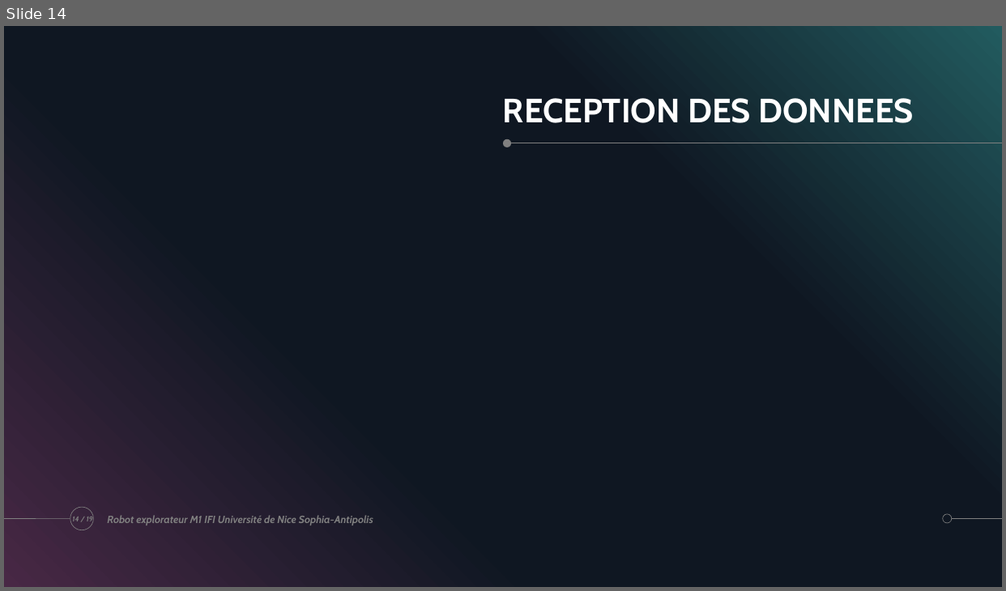
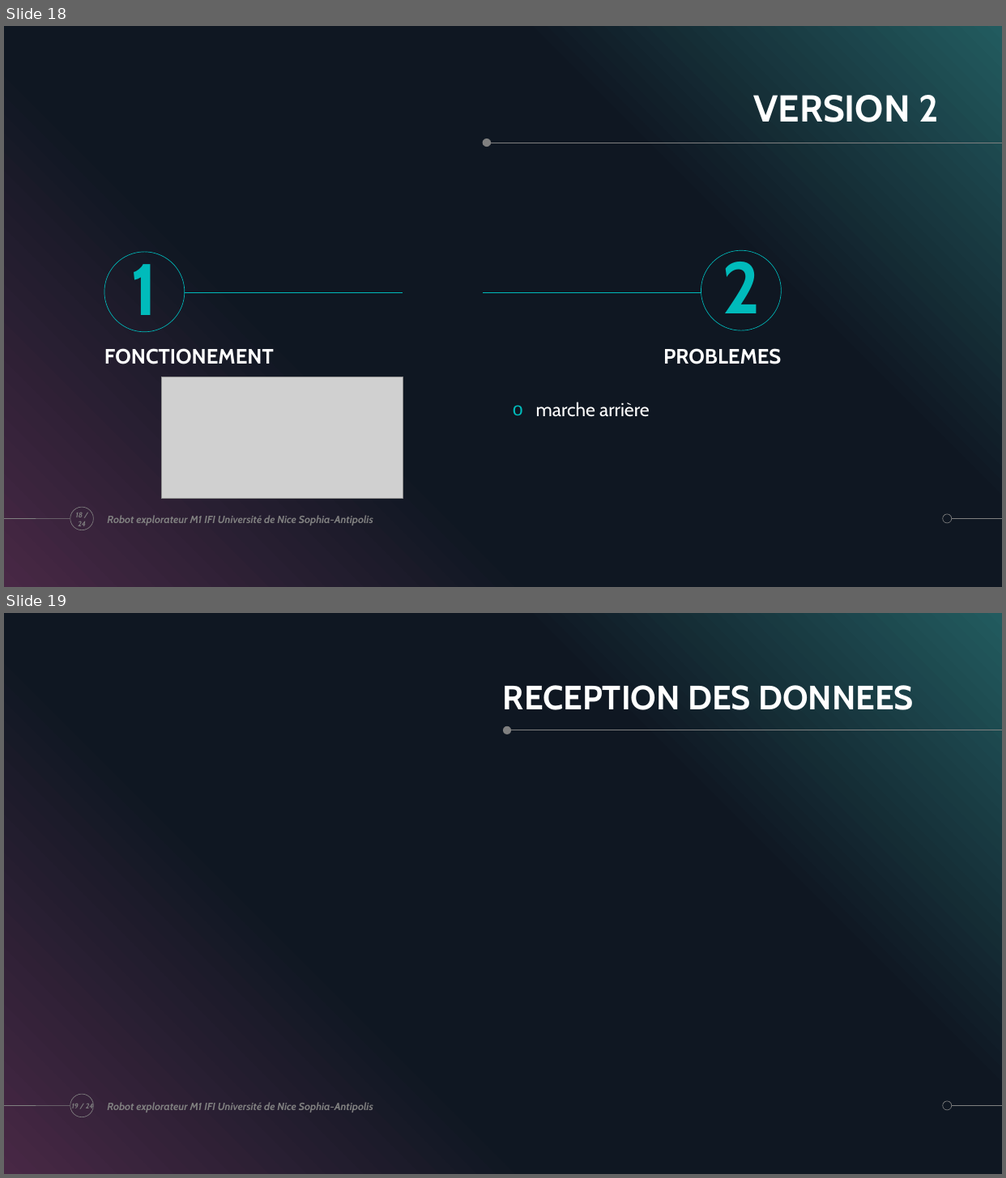
Before and after one commit to ChloeMaccarinelli/TER_M1_S2, a slide deck: doc/Diapo_LOTFI_MACCARINELLI_MARION.pptx. Shown one above the other, each under a label of ours: slide 14 before the commit, slides 18 and 19 after it. The pictures are 1006x591 and 1006x1178 pixels, drawn with LibreOffice and Linux fonts; fonts in the diff are those of the drawing; grey boxes stand for pictures. Boxes give left, top, right and bottom in pixels: in the first picture for what was removed or moved away, otherwise in the second. Text is boxed around its words. In the diff, an @@ line names an element or a change of style, - is before the commit and + after.

```diff
--- a/doc/Diapo_LOTFI_MACCARINELLI_MARION.pptx
+++ b/doc/Diapo_LOTFI_MACCARINELLI_MARION.pptx
@@ slide 18 added at (4,26,1002,587), background #000000; not listed: 5 template elements that a slide beside it also shows @@
@@ title added at (754,95,938,122), 36 pt, text #FFFFFF, bold @@
+VERSION 2
@@ ellipse added at (483,139,492,147), fill #808080 @@
@@ line added from (1002, 143) to (489, 143), #808080 0.5 pt @@
@@ text added at (104,252,185,332), outline #00BBBB 0.5 pt, 70 pt, text none, bold @@
+1
@@ text added at (701,250,781,331), outline #00BBBB 0.5 pt, 70 pt, text none, bold @@
+2
@@ line added from (185, 292) to (403, 292), #00BBBB 0.5 pt @@
@@ line added from (484, 292) to (701, 292), #00BBBB 0.5 pt @@
@@ text added at (104,348,274,365), 20 pt, text #FFFFFF, bold @@
+FONCTIONEMENT
@@ text added at (663,348,781,365), 20 pt, text #FFFFFF, bold @@
+PROBLEMES
@@ picture added at (162,377,403,498) @@
@@ text added at (536,402,650,417), 18 pt, text #FFFFFF @@
+o marche arrière
@@ page number added at (76,513,86,527), 7 pt, text #808080, bold, italic @@
+18 / 24
@@ text added at (107,515,373,526), 10 pt, text #808080, bold, italic @@
+Robot explorateur M1 IFI Université de Nice Sophia-Antipolis
@@ what was slide 14 is now slide 19 @@
@@ page number at (72,1104,94,1110): text changed @@
-14 / 19
+19 / 24
```
Also in this commit, not shown: 6 slides changed, 4 other slides added, 1 other file.
